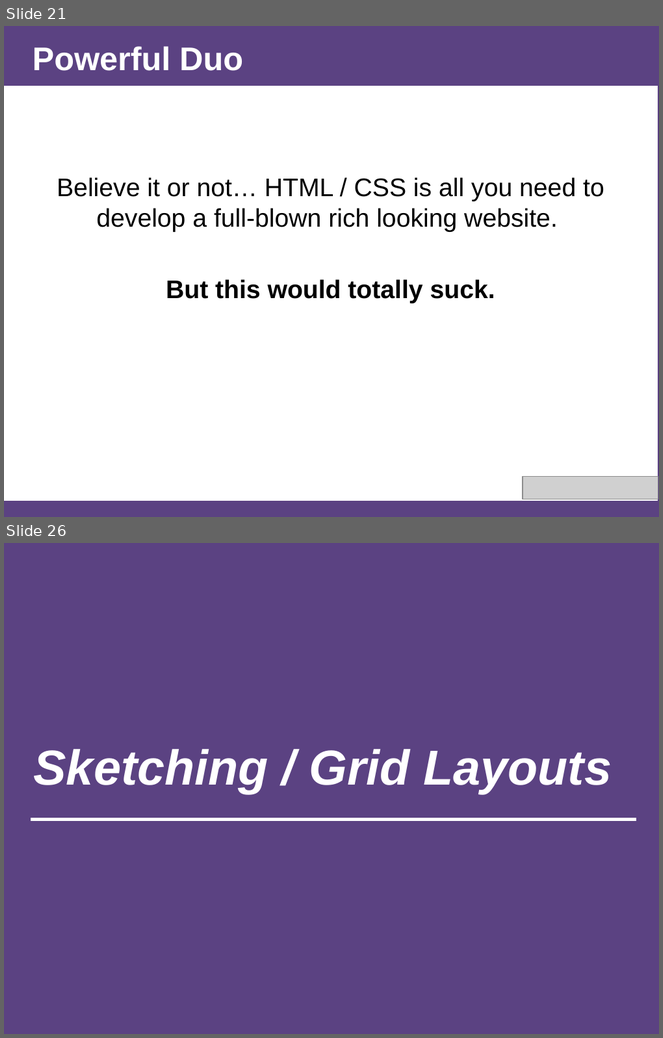
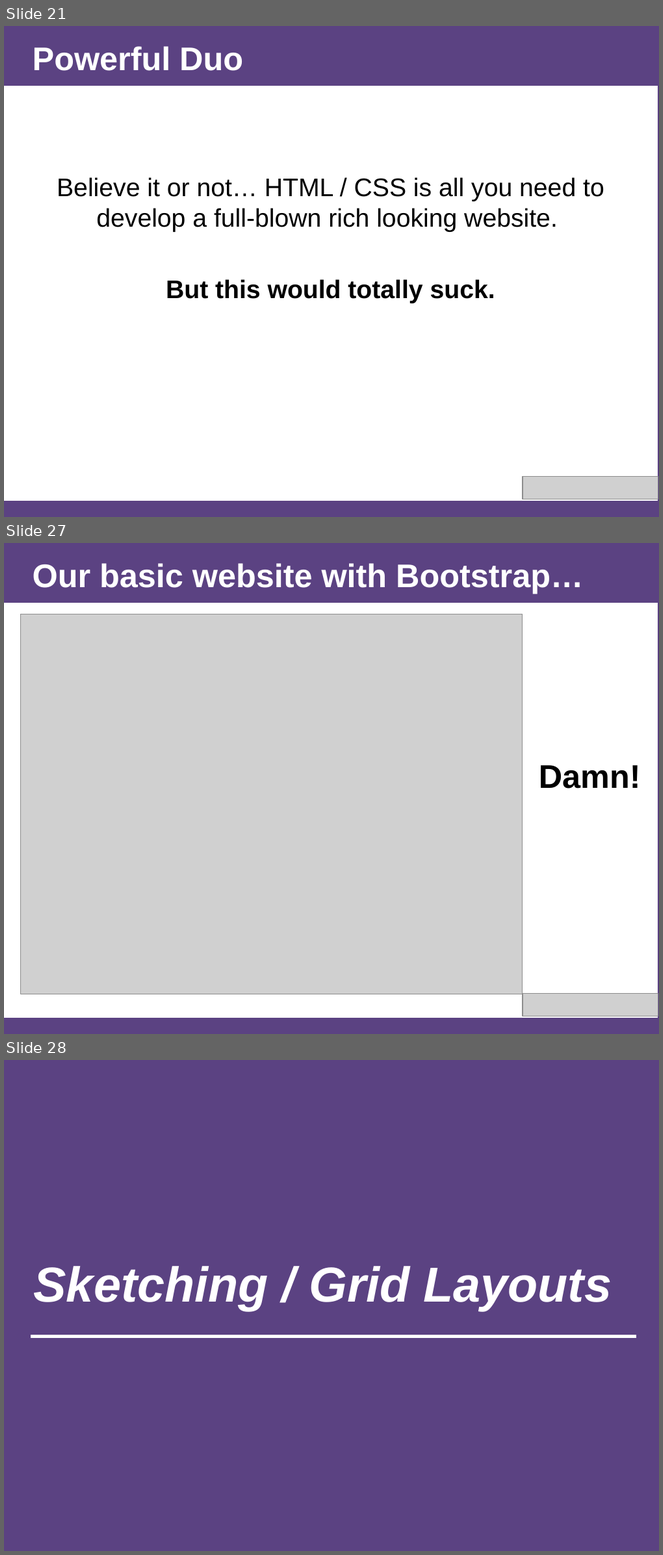
Before and after one commit to afhaque/Rice-DevChats-Bootstrap, a slide deck: slides/AHaque_Bootstrap-Presentation_1-24-15.pptx. Shown one above the other, each under a label of ours: slides 21 and 26 before the commit, slides 21, 27 and 28 after it; the slides between them are not shown. The pictures are 663x1038 and 663x1555 pixels, drawn with LibreOffice and Linux fonts; fonts in the diff are those of the drawing; grey boxes stand for pictures. Boxes give left, top, right and bottom in pixels: in the first picture for what was removed or moved away, otherwise in the second. Text is boxed around its words. In the diff, an @@ line names an element or a change of style, - is before the commit and + after.

Commit message:
Added "Post-Bootstrap" example to slides.

```diff
--- a/slides/AHaque_Bootstrap-Presentation_1-24-15.pptx
+++ b/slides/AHaque_Bootstrap-Presentation_1-24-15.pptx
@@ slide 27 added at <box>4,543,659,1034</box>, background #5B4282 @@
@@ title added at <box>33,563,583,594</box>, 36 pt, text #FFFFFF, bold @@
+Our basic website with Bootstrap…
@@ rectangle added at <box>4,603,658,1018</box>, fill #FFFFFF @@
@@ picture added at <box>20,614,523,994</box> @@
@@ text added at <box>539,765,641,789</box>, 36 pt, text #000000, bold @@
+Damn!
@@ picture added at <box>523,994,659,1016</box> @@
@@ what was slide 26 is now slide 28 @@
```
Also in this commit, not shown: 3 slides changed, 3 other slides added, 2 slides removed, 1 other file.
